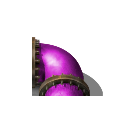
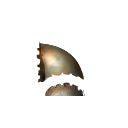
Before/after of a 128 × 128 layered artwork. What changed in the layer stack:
hid "Layer 1" over [32, 37, 103, 96]
